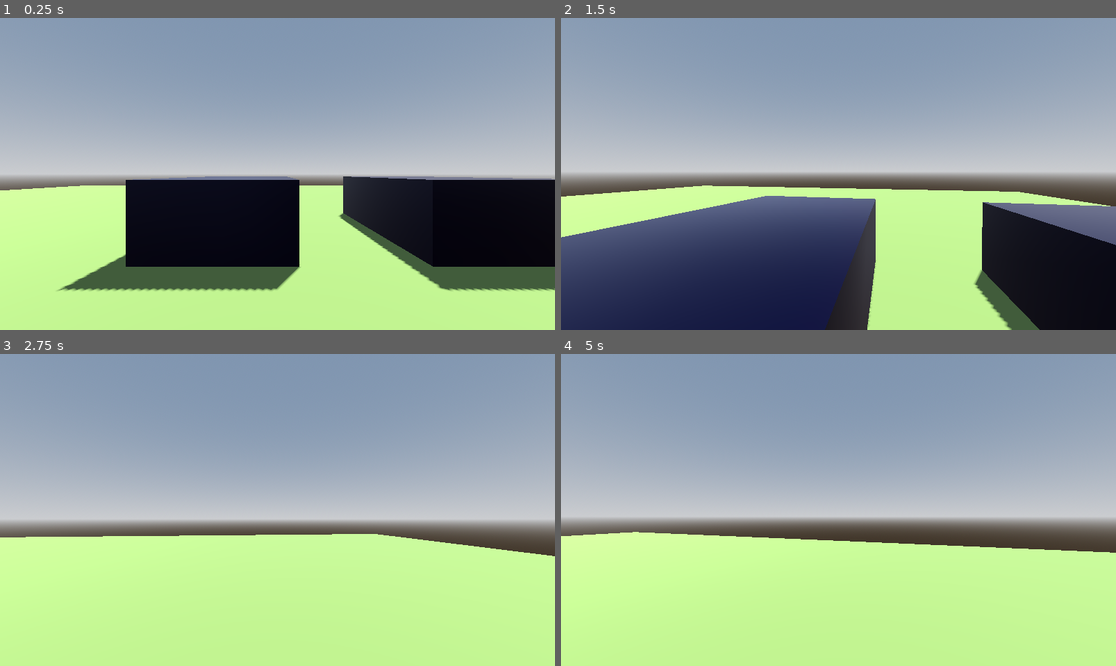
Above: before the commit, frames 1-4 (two rows, left to right).
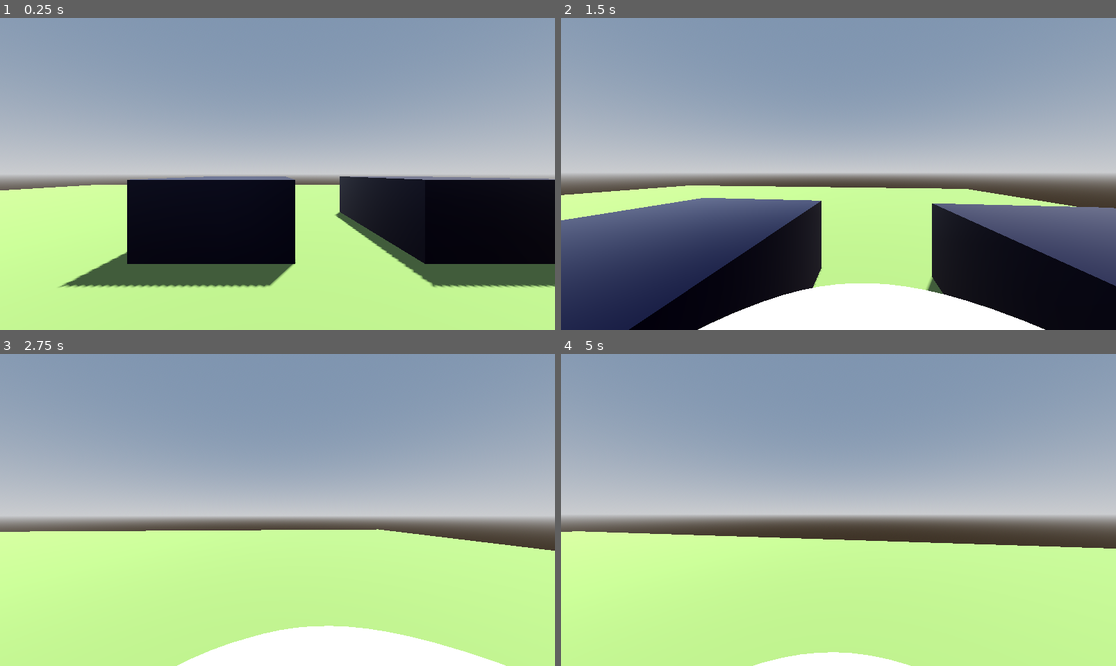
Above: after the commit, the same moments.

Repository: linkinmjs/submarine-tp
Game: Godot game, scene res://scenes/test/test_level.tscn
Two runs of this game, one before a commit and one after it. Both use one fixed random seed, a clock stepped at 60 frames per second and the inputs below.
Inputs (mouse positions are in pixels of both pictures, inside the frame that each line leads up to):
- Up to frame 1 (0.25 s): no input
- Up to frame 2 (1.5 s): move the mouse to (866, 174) at 0.52 s; hold Shift (sprint) 0.53-1.28 s; hold W (up) from 0.53 s (still down); tap Space (jump) at 0.77, 0.8, 1.07, 1.35 s; move the mouse to (810, 174) at 1.27 s
- Up to frame 3 (2.75 s): keep holding W (up); tap Space (jump) at 1.52, 1.82, 2.3 s; tap Shift (sprint) at 1.55 s; move the mouse to (288, 503) at 2.02 s; hold Shift (sprint) from 2.03 s (still down)
- Up to frame 4 (5 s): keep holding W (up); move the mouse to (832, 516) at 2.77 s; release Shift (sprint) at 2.78 s; tap Shift (sprint) at 2.85, 4.35 s; tap Space (jump) at 3.02, 3.32, 3.6, 3.77, 4.07, 4.52, 4.82 s; move the mouse to (877, 513) at 3.52 s; move the mouse to (794, 506) at 4.27 s

The runs differ from the first frame. In frame 1, 2.4% of the frame differs, in the area x 1-100%, y 50-88%; in frame 2, 22%, in the area x 0-100%, y 53-100%; in frame 3, 10%; in frame 4, 4.2%.

Commit message:
Add FOV, head-bob to camera

Diff:
--- a/scenes/player/player.gd
+++ b/scenes/player/player.gd
@@ -3,9 +3,23 @@
 # Player created from this tutorial:
 # https://www.youtube.com/watch?v=A3HLeyaBCq4&list=PLQZiuyZoMHcgqP-ERsVE4x4JSFojLdcBZ&index=1&t=2s
 
-const SPEED = 5.0
+var speed: float
+
+const WALK_SPEED = 5.0
+const SPRINT_SPEED = 8.0
 const JUMP_VELOCITY = 4.5
-const SENSITIVITY = 0.004
+const SENSITIVITY_X = 0.003
+const SENSITIVITY_Y = 0.0025
+
+# Bob variables
+const BOB_FREQ: float = 2.0
+const BOB_AMP: float = 0.08
+var t_bob: float = 0.0
+
+# Fov variables
+const BASE_FOV = 75.0
+const FOV_CHANGE = 1.5
+
 
 @onready var head: Node3D = $Head
 @onready var camera: Camera3D = $Head/Camera3D
@@ -16,29 +30,55 @@
 
 func _unhandled_input(event: InputEvent) -> void:
 	if event is InputEventMouseMotion:
-		head.rotate_y(-event.relative.x * SENSITIVITY)
-		camera.rotate_x(-event.relative.y * SENSITIVITY)
+		head.rotate_y(-event.relative.x * SENSITIVITY_Y)
+		camera.rotate_x(-event.relative.y * SENSITIVITY_X)
 		camera.rotation.x = clamp(camera.rotation.x, deg_to_rad(-40), deg_to_rad(60))
 
 func _physics_process(delta: float) -> void:
 
-	# Add the gravity.
+	# Add the gravity
 	if not is_on_floor():
 		velocity += get_gravity() * delta
 
-	# Handle jump.
+	# Handle jump
 	if Input.is_action_just_pressed("jump") and is_on_floor():
 		velocity.y = JUMP_VELOCITY
 
+	# Handle speed
+	if is_on_floor():
+		if Input.is_action_pressed("sprint"):
+			speed = SPRINT_SPEED
+		else:
+			speed = WALK_SPEED
+
 	# Get the input direction and handle the movement/deceleration.
-	# As good practice, you should replace UI actions with custom gameplay actions.
 	var input_dir := Input.get_vector("left", "right", "up", "down")
 	var direction := (head.transform.basis * Vector3(input_dir.x, 0, input_dir.y)).normalized()
-	if direction:
-		velocity.x = direction.x * SPEED
-		velocity.z = direction.z * SPEED
+	if is_on_floor():
+		if direction:
+			velocity.x = direction.x * speed
+			velocity.z = direction.z * speed
+		else:
+			velocity.x = lerp(velocity.x, direction.x * speed, delta * 7.0)
+			velocity.z = lerp(velocity.z, direction.z * speed, delta * 7.0)
 	else:
-		velocity.x = 0.0
-		velocity.z = 0.0
+		velocity.x = lerp(velocity.x, direction.x * speed, delta * 3.0)
+		velocity.z = lerp(velocity.z, direction.z * speed, delta * 3.0)
+
+	# Head Bob
+	t_bob += delta * velocity.length() * float(is_on_floor())
+	camera.transform.origin = _headbob(t_bob)
+
+	# FOV
+	var velocity_clamped = clamp(velocity.length(), 0.5, SPRINT_SPEED * 2)
+	var target_fov = BASE_FOV + FOV_CHANGE * velocity_clamped
+	camera.fov = lerp(camera.fov, target_fov, delta * 8.0)
 
 	move_and_slide()
+
+
+func _headbob(time: float) -> Vector3:
+	var pos = Vector3.ZERO
+	pos.y = sin(time * BOB_FREQ) * BOB_AMP
+	pos.x = cos(time * BOB_FREQ / 2) * BOB_AMP
+	return pos
